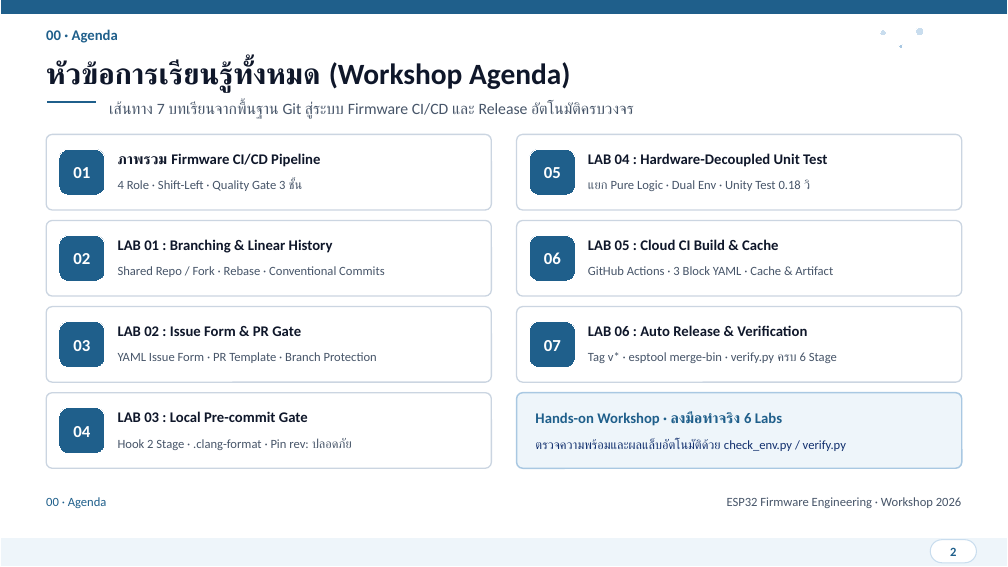
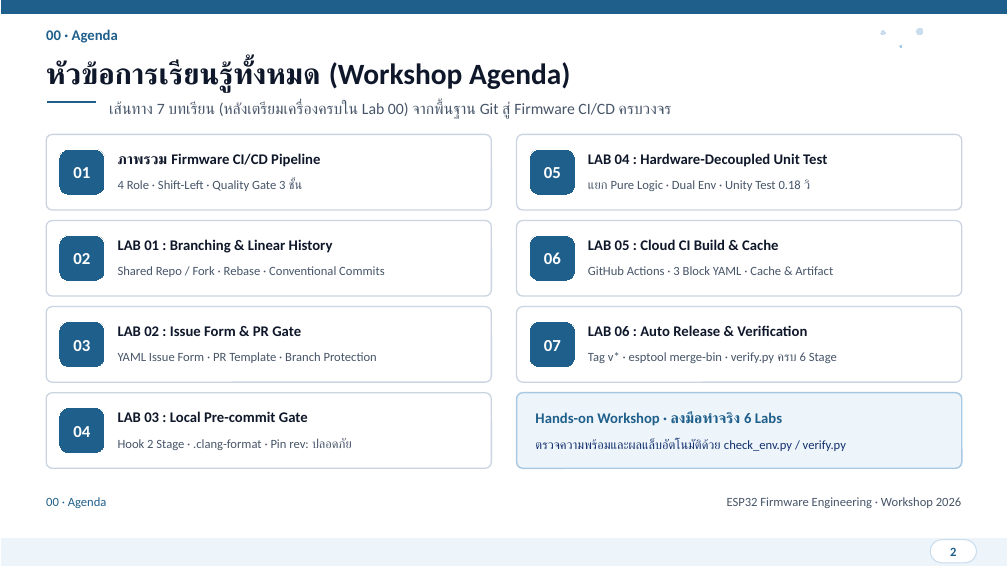
Before and after one commit to FreshmanMentor/git-practice, a slide deck: slide 2 of presentation/ESP32_Git_CICD_Workshop.pptx. Drawn at 1008x567 pixels with LibreOffice and Linux fonts; fonts in the diff are those of the drawing. Boxes give left, top, right and bottom in pixels: in the first picture for what was removed or moved away, otherwise in the second. Text is boxed around its words. In the diff, an @@ line names an element or a change of style, - is before the commit and + after.

```diff
--- a/presentation/ESP32_Git_CICD_Workshop.pptx
+++ b/presentation/ESP32_Git_CICD_Workshop.pptx
@@ text at <box>109,101,672,119</box>: text changed @@
-เส้นทาง 7 บทเรียนจากพื้นฐาน Git สู่ระบบ Firmware CI/CD และ Release อัตโนมัติครบวงจร
+เส้นทาง 7 บทเรียน (หลังเตรียมเครื่องครบใน Lab 00) จากพื้นฐาน Git สู่ Firmware CI/CD ครบวงจร
```
Also in this commit, not shown: 27 other slides changed, 49 other files.
